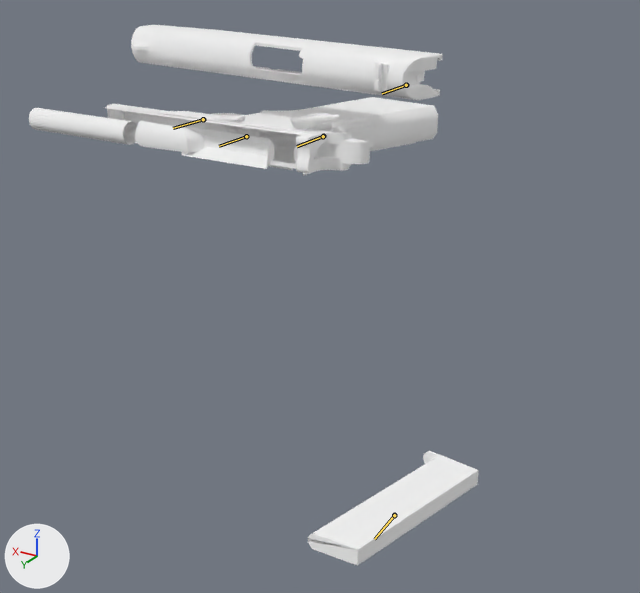
The glTF model xogot/assets/weapons/aether_waw_real/colt/viewmodel.glb: old version first, new version second.
Before and after are seen from a 50 mm lens placed at (-0.306, 0.426, 0.121), pointed at (0.007, -0.096, -0.14). Every picture has the same lights, and +X, +Y and +Z are marked at lower left. The older version comes first. Both versions are drawn at frame 14 of the action 'PSA_viewmodel_colt45_reloadempty'; the numbers are the values there. The bones that change, and the others that lie on the model, are drawn over the model as lines.

The first picture shows 'Colt1911'.
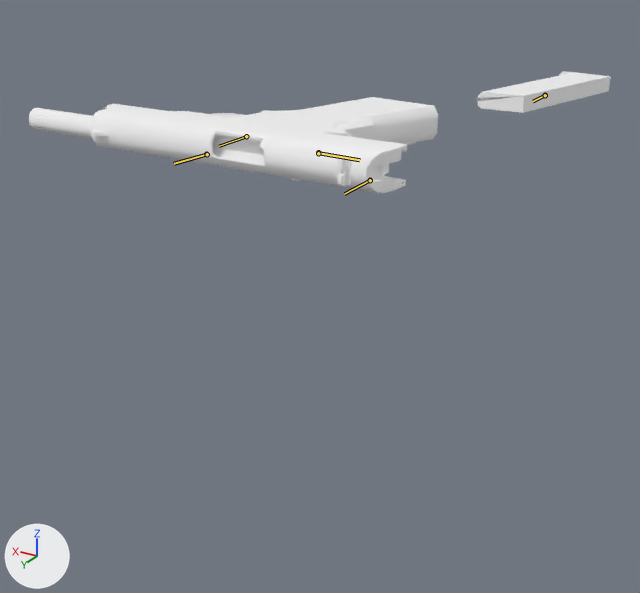
What the commit changed:
Bone 'joint2' (bone_joint2) moves from (0.0, 0.001, 0.021) to (0.0, 0.0, 0.0).
Bone 'joint2' (bone_joint2) turns from (0, 6, 0) to (0, 0, -6) degrees about its own x, y and z.
Bone 'joint1' (bone_joint1) moves from (0.0, -0.006, 0.008) to (0.0, 0.0, 0.0).
Bone 'joint1' (bone_joint1) turns from (0, -87, 0) to (0, 0, 87) degrees about its own x, y and z.
Bone 'j_clip' (bone_j_clip) moves from (-0.074, 0.033, -0.229) to (-0.074, -0.199, 0.0).
Bone 'j_bolt' (bone_j_bolt) moves from (-0.056, -0.037, 0.042) to (-0.055, 0.001, 0.0).
Bone 'j_bolt' (bone_j_bolt) turns from (0, -1, -1) to (0, 0, 0) degrees about its own x, y and z.

Where the change shows, as pixel boxes (x1, y1, x2, y2) in the pictures (640 x 593 px):
'Colt1911', posed (29% wider, 77% shorter)
    before: (29, 25, 479, 566)
    after: (29, 71, 611, 193)
bone 'joint2', root to tip
    before: (203, 119) to (173, 128)
    after: (206, 154) to (174, 163)
bone 'joint1', root to tip
    before: (323, 136) to (297, 146)
    after: (318, 152) to (359, 159)
bone 'j_clip', root to tip
    before: (394, 515) to (375, 538)
    after: (545, 95) to (533, 101)
bone 'j_bolt', root to tip
    before: (406, 85) to (382, 93)
    after: (370, 180) to (344, 193)
